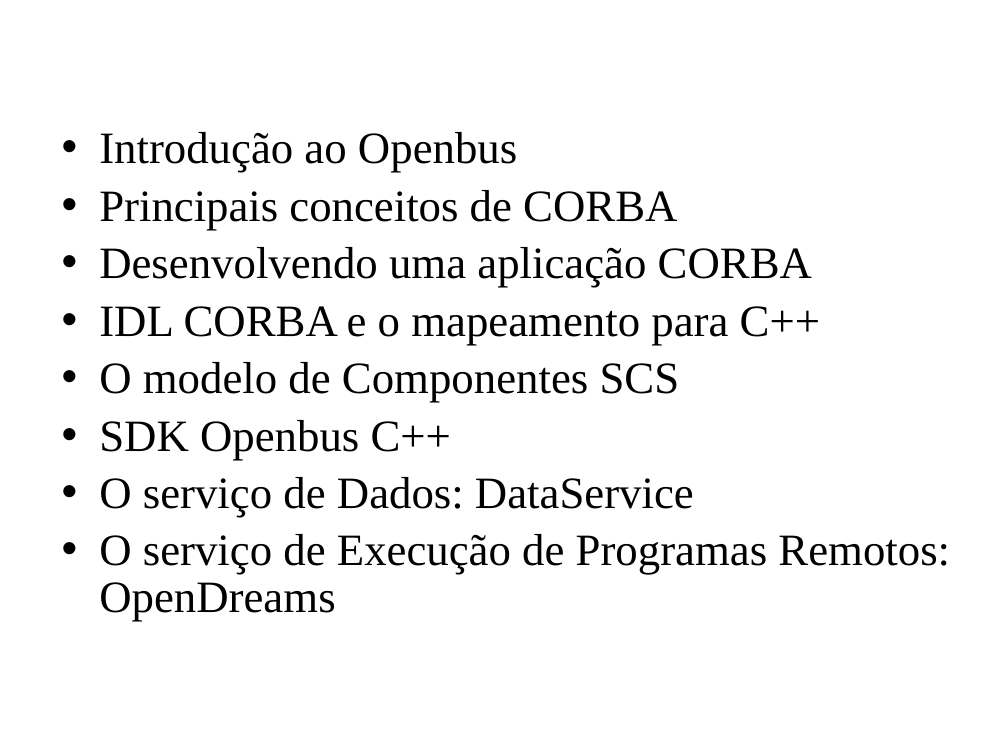
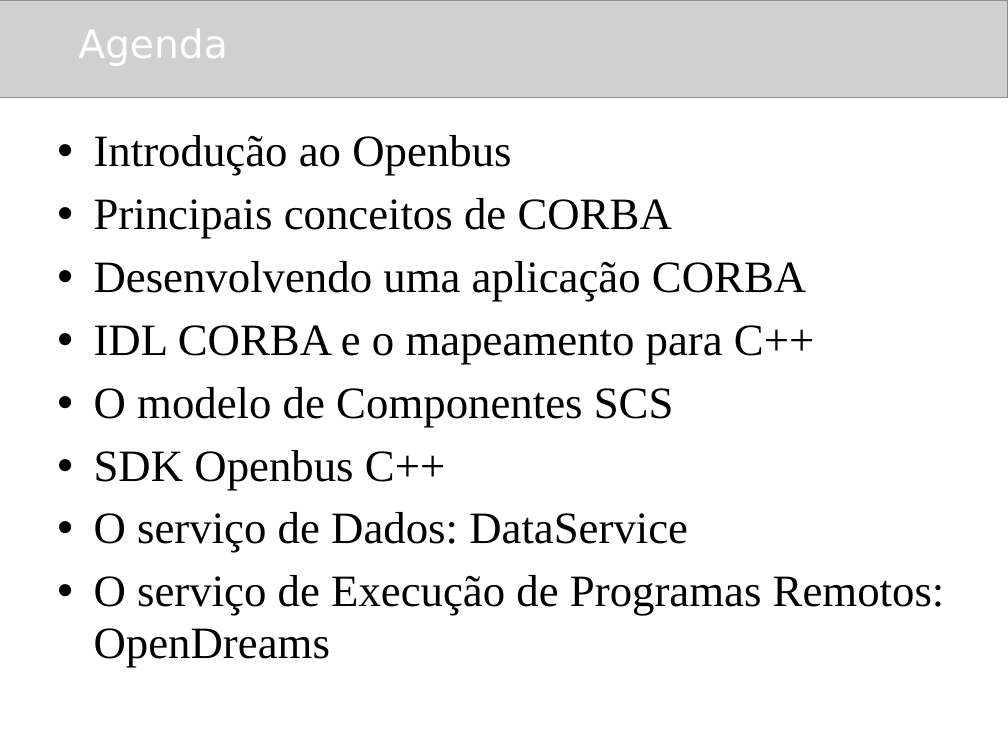
Before and after one commit to amadeubarbosa/openbus-core, a slide deck: slide 2 of docs/cursos/developer/cpp/1.Agenda_CPP.ppt. Drawn at 1008x756 pixels with LibreOffice and Linux fonts; fonts in the diff are those of the drawing; grey boxes stand for pictures; background and template pictures are left out. Boxes give left, top, right and bottom in pixels: in the first picture for what was removed or moved away, otherwise in the second. Text is boxed around its words. In the diff, an @@ line names an element or a change of style, - is before the commit and + after.

Commit message:
OPENBUS-2030 Revisar os slides do curso

```diff
--- a/docs/cursos/developer/cpp/1.Agenda_CPP.ppt
+++ b/docs/cursos/developer/cpp/1.Agenda_CPP.ppt
@@ picture added at [0,0,1008,98] @@
@@ title "Agenda" at [78,29,227,66]: bold off @@
@@ text "Introdução ao Openbus" at [94,135,945,667]: indent changed; line spacing 0.86 to 0.96 @@
```
Also in this commit, not shown: 6 other slides changed, 1 other file.
